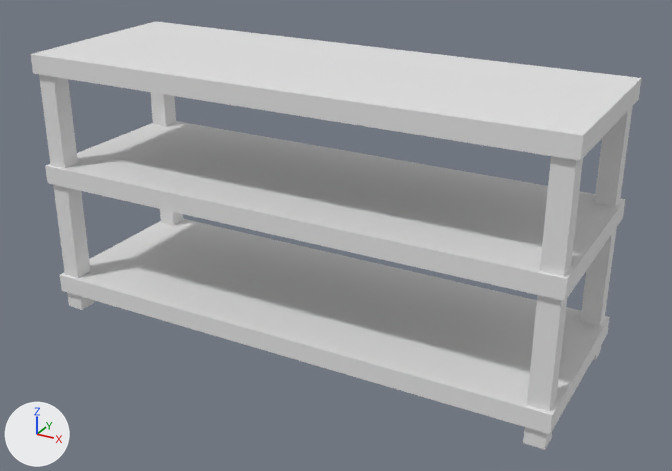
An edit to the FBX model Assets/Graphics/Models/table_rangement.fbx, drawn before and after from the same camera.
Both versions are drawn from a 50 mm lens placed at (3.599, 20.818, 1.256), pointed at (2.536, 22.75, 0.289). The lights are fixed; the arrows at lower left show +X, +Y and +Z. The first picture is the older version. Where no turn or scale is listed for an object, it has been applied to the vertices.

Names of what the first picture shows: 'table rangement'.
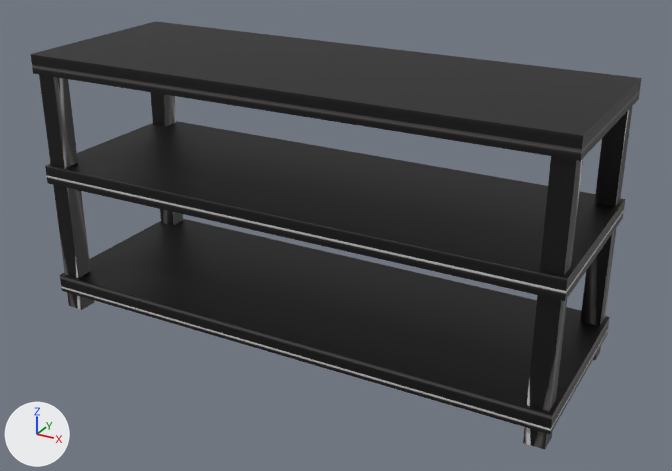
The edits, one by one:
Picture 'grid' (img_grid) is new.
In material 'Main' (mat_main), base_color is no longer (0.8, 0.8, 0.8), white #e7e7e7.
In material 'Main' (mat_main), texture is now set to img_grid.

Where the change shows, as pixel boxes [x1, y1, x2, y2] in the pictures (672 x 471 px):
'table rangement', surface changed (white to black): [31, 21, 642, 450] in both
